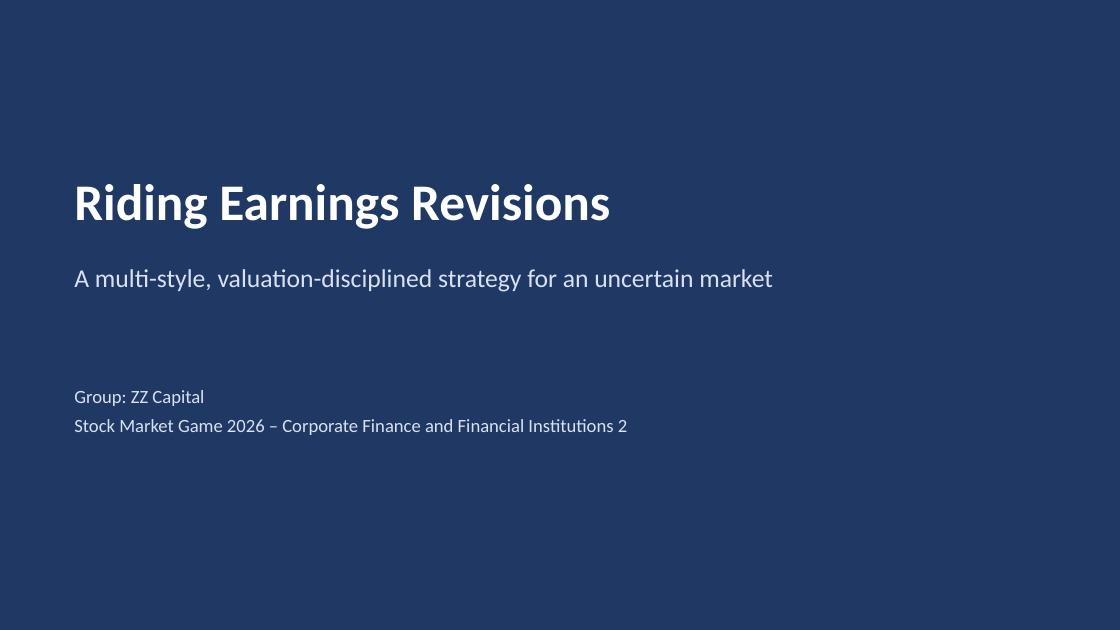
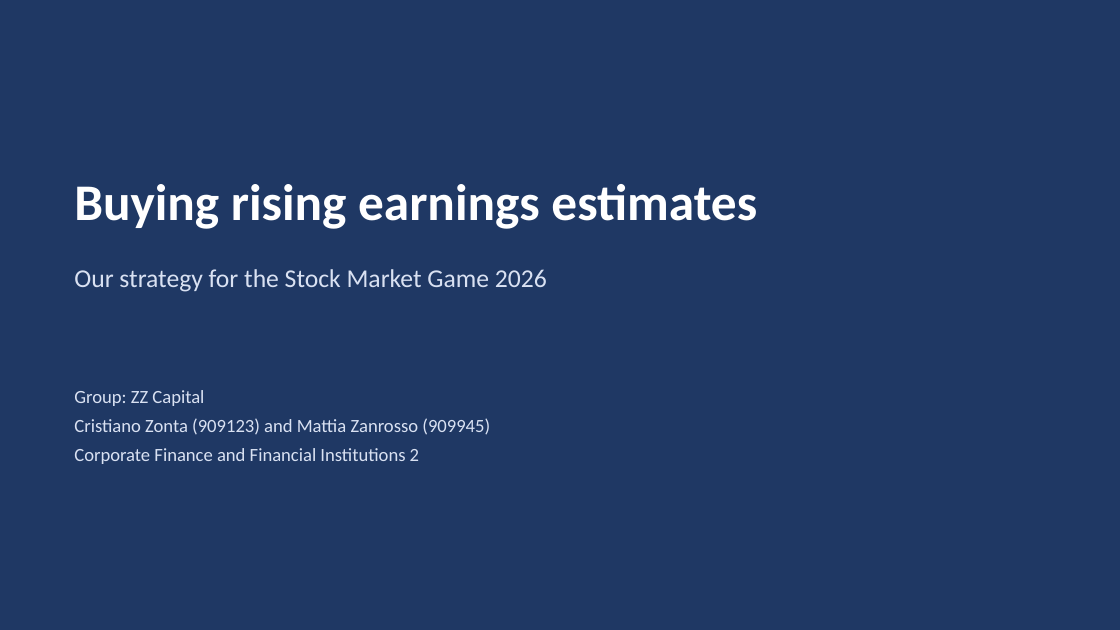
Before and after one commit to cristianozonta220405-afk/Uni, a slide deck: slide 1 of SMG/out/presentazione_strategia.pptx. Drawn at 1120x630 pixels with LibreOffice and Linux fonts; fonts in the diff are those of the drawing. Boxes give left, top, right and bottom in pixels: in the first picture for what was removed or moved away, otherwise in the second. Text is boxed around its words. In the diff, an @@ line names an element or a change of style, - is before the commit and + after.

```diff
--- a/SMG/out/presentazione_strategia.pptx
+++ b/SMG/out/presentazione_strategia.pptx
@@ text at (74, 184, 757, 229): text changed @@
-Riding Earnings Revisions
+Buying rising earnings estimates
@@ text at (74, 269, 547, 292): text changed @@
-A multi-style, valuation-disciplined strategy for an uncertain market
+Our strategy for the Stock Market Game 2026
@@ text at (74, 418, 490, 464): text changed @@
-Stock Market Game 2026 – Corporate Finance and Financial Institutions 2
+Cristiano Zonta (909123) and Mattia Zanrosso (909945)
+Corporate Finance and Financial Institutions 2
```
Also in this commit, not shown: 11 other slides changed, 1 other file.
